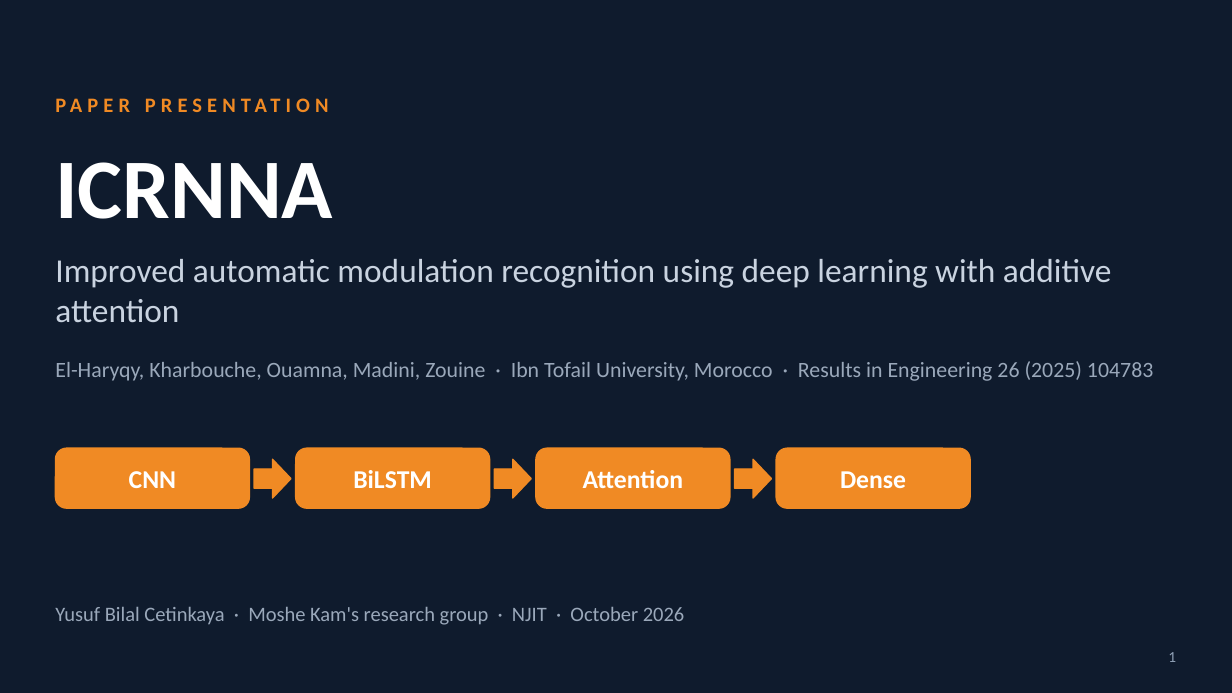
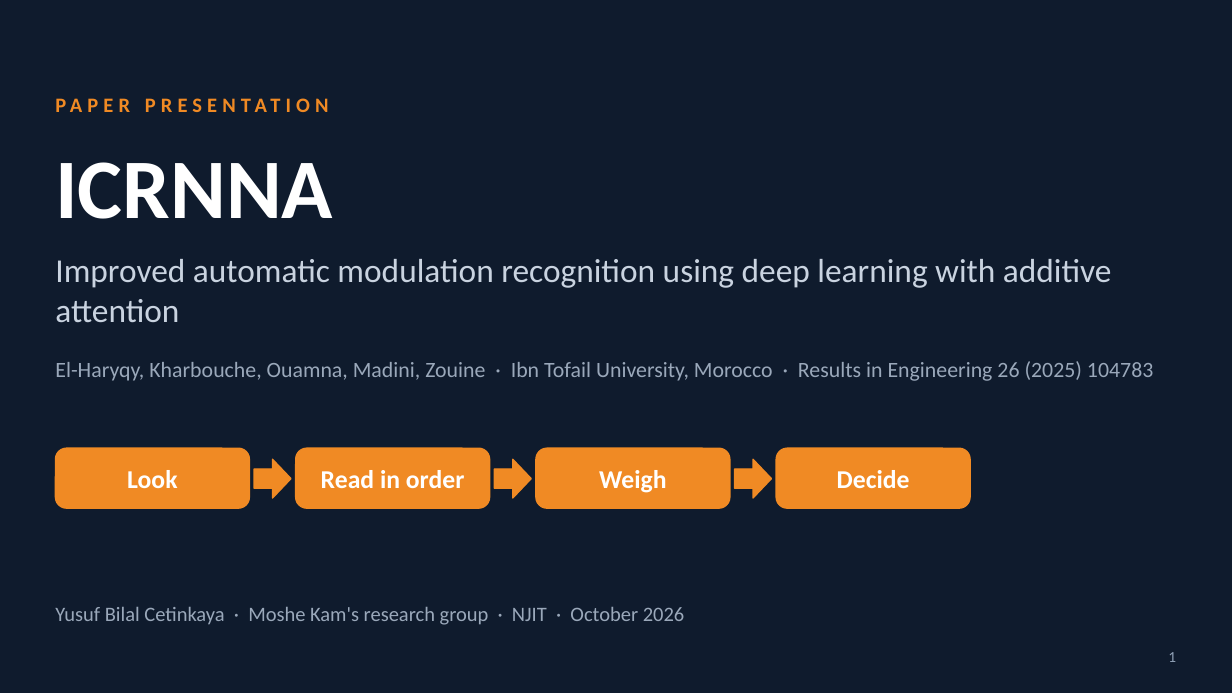
Before and after one commit to YusufBilo78/amc, a slide deck: slide 1 of deck/moshe_paper_icrnna.pptx. Drawn at 1232x693 pixels with LibreOffice and Linux fonts; fonts in the diff are those of the drawing. Boxes give left, top, right and bottom in pixels: in the first picture for what was removed or moved away, otherwise in the second. Text is boxed around its words. In the diff, an @@ line names an element or a change of style, - is before the commit and + after.

```diff
--- a/deck/moshe_paper_icrnna.pptx
+++ b/deck/moshe_paper_icrnna.pptx
@@ text at [127, 470, 177, 488]: text changed @@
-CNN
+Look
@@ text at [321, 470, 464, 488]: text changed @@
-BiLSTM
+Read in order
@@ text at [599, 470, 667, 493]: text changed @@
-Attention
+Weigh
@@ text at [837, 470, 910, 488]: text changed @@
-Dense
+Decide
```
Also in this commit, not shown: 17 other slides changed, 6 slides added, 4 slides removed, 4 other files.
